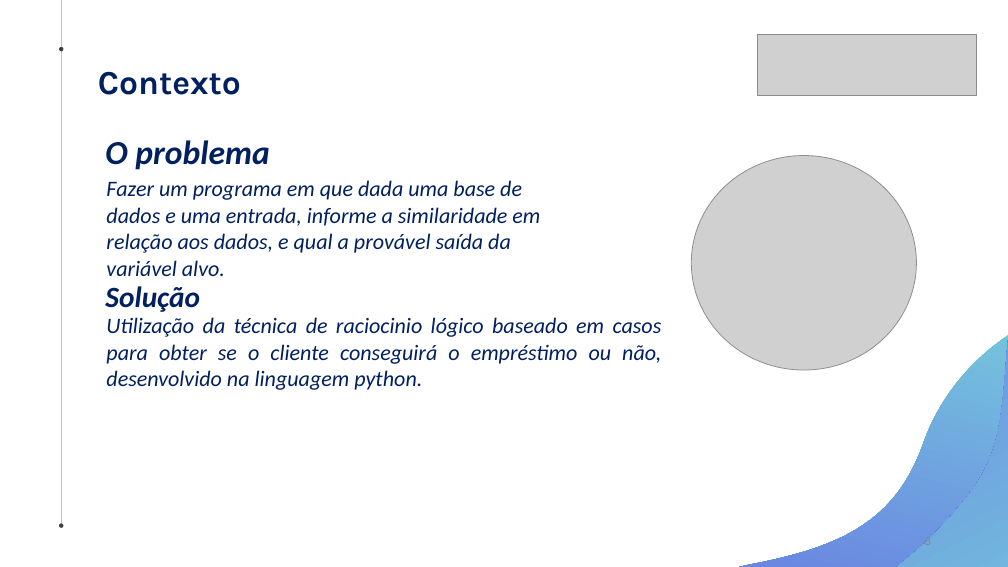
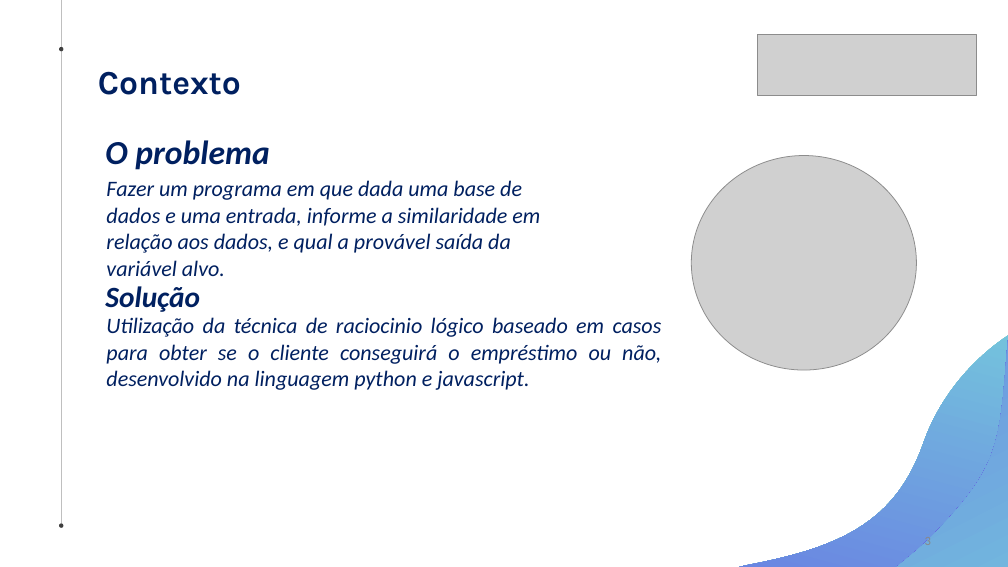
Before and after one commit to wilywork/trabalho-rbc, a slide deck: slide 3 of RBC_emprestimo_IA.pptx. Drawn at 1008x567 pixels with LibreOffice and Linux fonts; fonts in the diff are those of the drawing; grey boxes stand for pictures. Boxes give left, top, right and bottom in pixels: in the first picture for what was removed or moved away, otherwise in the second. Text is boxed around its words. In the diff, an @@ line names an element or a change of style, - is before the commit and + after.

```diff
--- a/RBC_emprestimo_IA.pptx
+++ b/RBC_emprestimo_IA.pptx
@@ text at (x1=106, y1=317, x2=662, y2=390): text changed @@
-Utilização da técnica de raciocinio lógico baseado em casos para obter se o cliente conseguirá o empréstimo ou não, desenvolvido na linguagem python.
+Utilização da técnica de raciocinio lógico baseado em casos para obter se o cliente conseguirá o empréstimo ou não, desenvolvido na linguagem python e javascript.
```
Also in this commit, not shown: 1 other slide changed.
